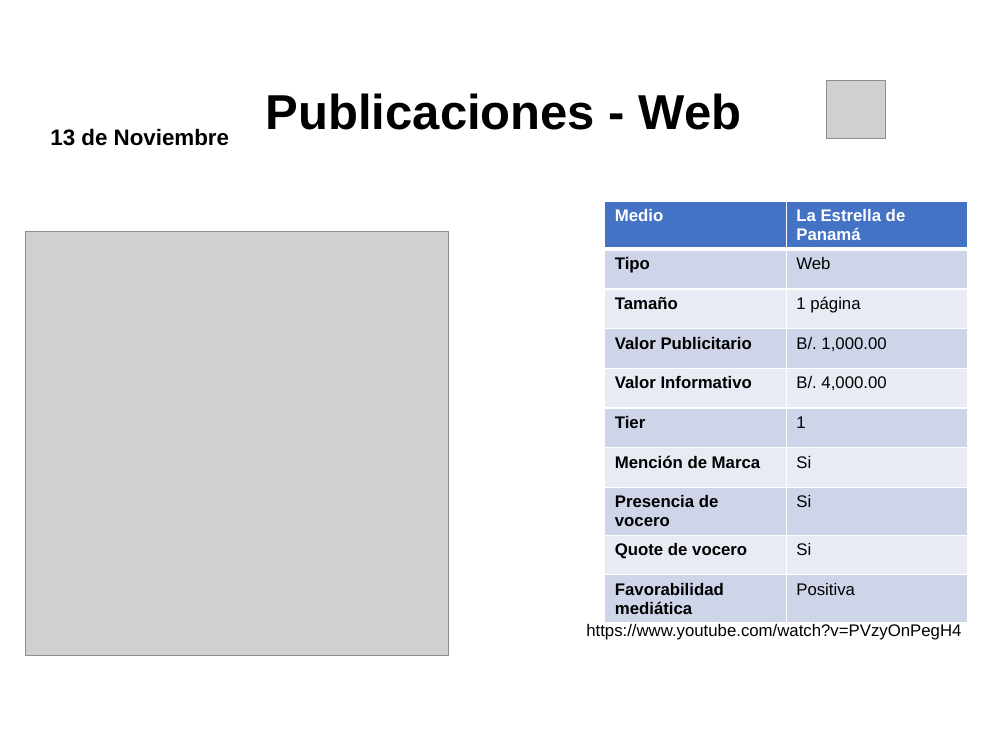
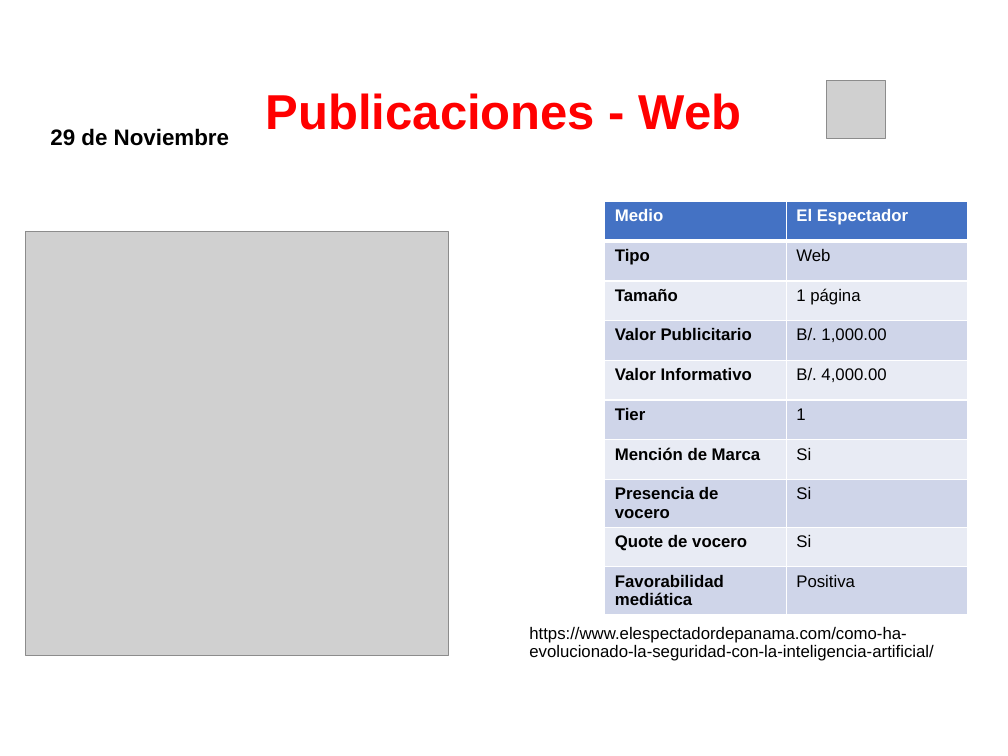
Before and after one commit to dgarci23/Report-Generator, a slide deck: slide 5 of Presentacion Terminada.pptx (slide 2 before the commit). Drawn at 1008x756 pixels with LibreOffice and Linux fonts; fonts in the diff are those of the drawing; grey boxes stand for pictures; background and template pictures are left out. Boxes give left, top, right and bottom in pixels: in the first picture for what was removed or moved away, otherwise in the second. Text is boxed around its words. In the diff, an @@ line names an element or a change of style, - is before the commit and + after.

```diff
--- a/Presentacion Terminada.pptx
+++ b/Presentacion Terminada.pptx
@@ title "Publicaciones - Web" at box(266, 93, 742, 130): text colour #000000 to #FF0000 @@
@@ text at box(50, 128, 229, 146): text changed @@
-13 de Noviembre
+29 de Noviembre
@@ table at box(605, 202, 968, 609) @@
-row 1, column 2: La Estrella de Panamá
+row 1, column 2: El Espectador
@@ text at box(529, 627, 934, 661): text changed @@
-https://www.youtube.com/watch?v=PVzyOnPegH4
+https://www.elespectadordepanama.com/como-ha-evolucionado-la-seguridad-con-la-inteligencia-artificial/
```
Also in this commit, not shown: 7 other slides changed, 29 slides removed, 2 other files.
